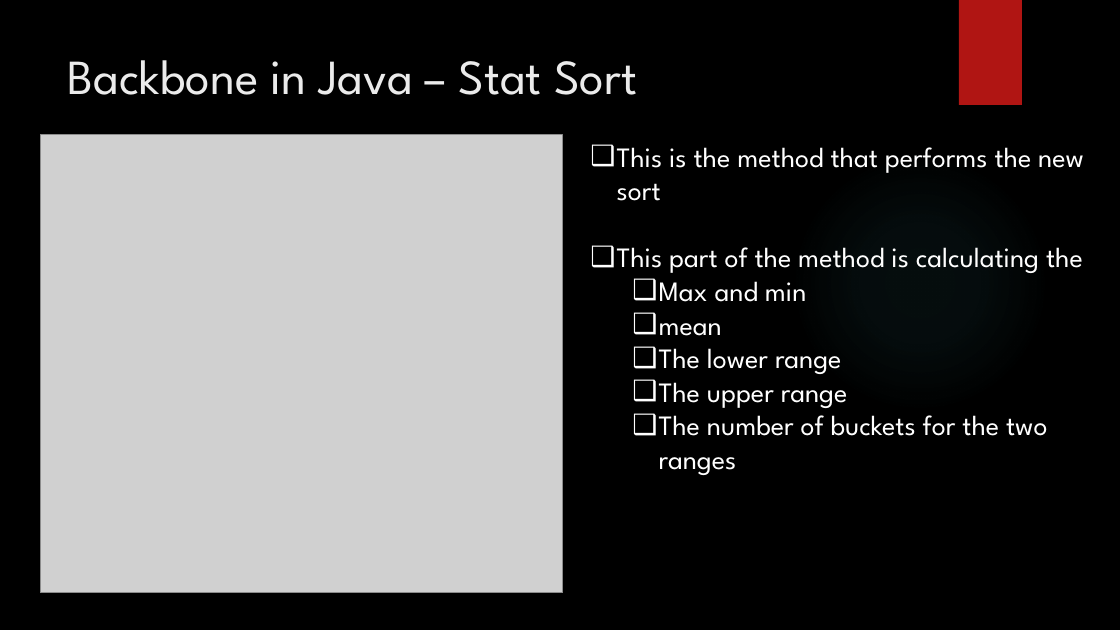
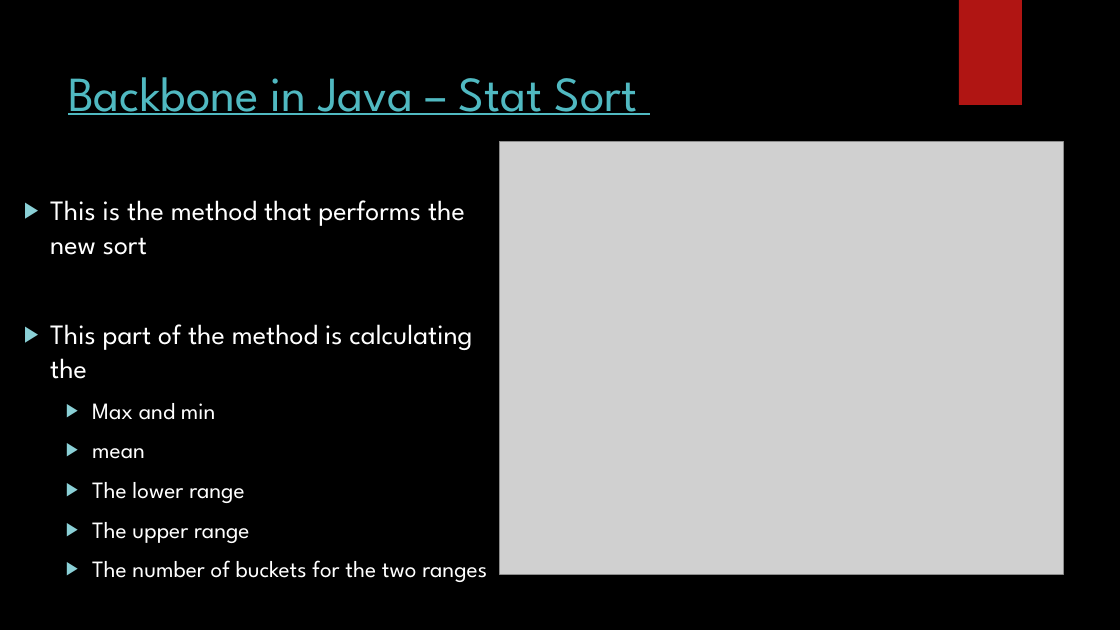
Before and after one commit to SoumyaMishra8/Statistical-Analysis-Sorting-Algorithm, a slide deck: slide 11 of Progress Report for Project 10_13_17.pptx (slide 9 before the commit). Drawn at 1120x630 pixels with LibreOffice and Linux fonts; fonts in the diff are those of the drawing; grey boxes stand for pictures; background and template pictures are left out. Boxes give left, top, right and bottom in pixels: in the first picture for what was removed or moved away, otherwise in the second. Text is boxed around its words. In the diff, an @@ line names an element or a change of style, - is before the commit and + after.

```diff
--- a/Progress Report for Project 10_13_17.pptx
+++ b/Progress Report for Project 10_13_17.pptx
@@ title "Backbone in Java – Stat ...": place and size @@
-title "Backbone in Java – Stat ..." at box(68, 60, 637, 95)
+title "Backbone in Java – Stat ..." at box(68, 77, 637, 115)
@@ title "Backbone in Java – Stat ..." at box(68, 77, 637, 115): text colour #EBEBEB to #50B9C1, underline on @@
@@ picture removed at box(40, 135, 563, 593) @@
@@ picture added at box(500, 141, 1063, 574) @@
@@ ellipse removed at box(791, 154, 1049, 413) @@
@@ text "This is the method that ...": place and size @@
-text "This is the method that ..." at box(617, 147, 1084, 475)
+text "This is the method that ..." at box(50, 200, 487, 582)
@@ text "This is the method that ..." at box(50, 200, 487, 582): size 24 to 20 pt in "Max and min", "mean", "The lower range", "The upper range" and 1 more places; bullet ❑ to ▶; more space between paragraphs @@
```
Also in this commit, not shown: 9 other slides changed, 3 slides added.
